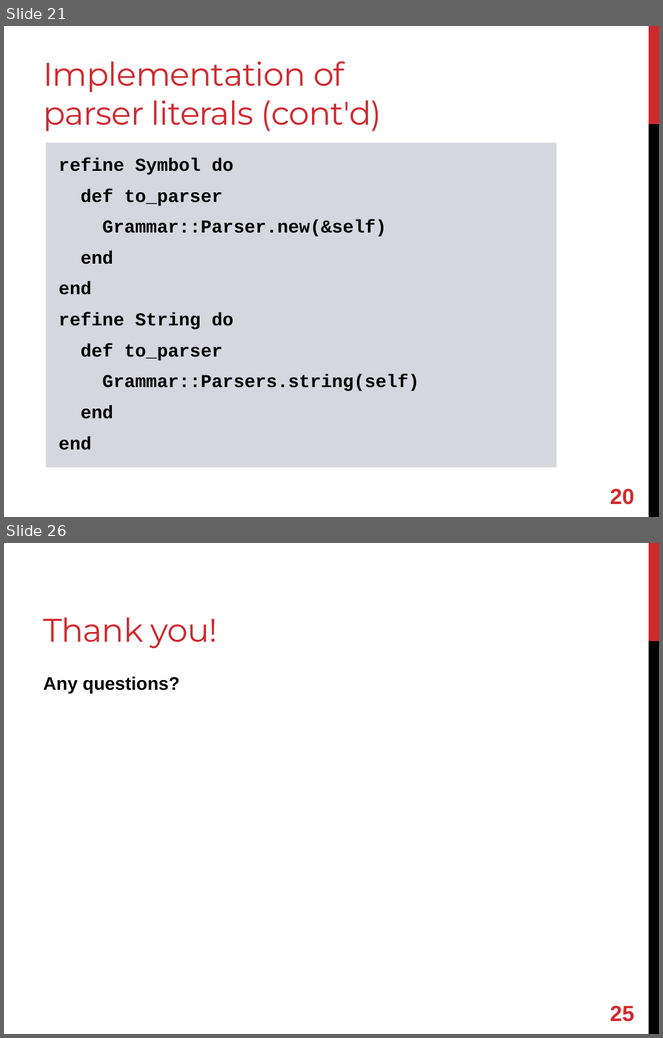
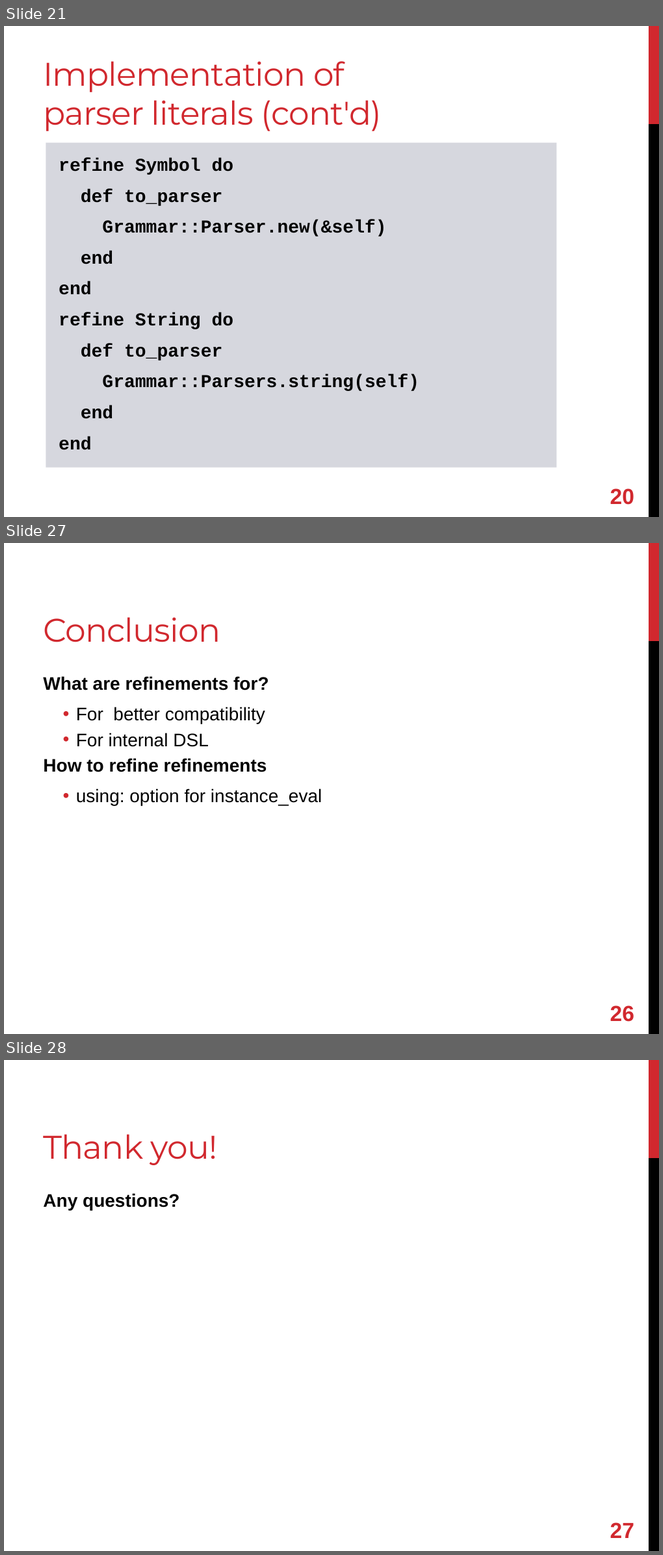
Before and after one commit to shugo/RubyKaigi2013, a slide deck: refining_refinements.pptx. Shown one above the other, each under a label of ours: slides 21 and 26 before the commit, slides 21, 27 and 28 after it; the slides between them are not shown. The pictures are 663x1038 and 663x1555 pixels, drawn with LibreOffice and Linux fonts; fonts in the diff are those of the drawing. Boxes give left, top, right and bottom in pixels: in the first picture for what was removed or moved away, otherwise in the second. Text is boxed around its words. In the diff, an @@ line names an element or a change of style, - is before the commit and + after.

```diff
--- a/refining_refinements.pptx
+++ b/refining_refinements.pptx
@@ slide 27 added at box(4, 543, 659, 1034), background #FFFFFF; not listed: 2 template elements that a slide beside it also shows @@
@@ title added at box(43, 617, 220, 642), 36 pt, text #D1282E @@
+Conclusion
@@ text added at box(43, 676, 322, 806), 20 pt, text #000000 @@
+What are refinements for?
+  • For better compatibility
+  • For internal DSL
+How to refine refinements
+  • using: option for instance_eval
@@ page number added at box(610, 1006, 634, 1022), 24 pt, text #D1282E, bold @@
+26
@@ what was slide 26 is now slide 28 @@
@@ page number at box(610, 1523, 634, 1538): text changed @@
-25
+27
```
Also in this commit, not shown: 4 slides changed, 2 other slides added, 1 slide removed.
